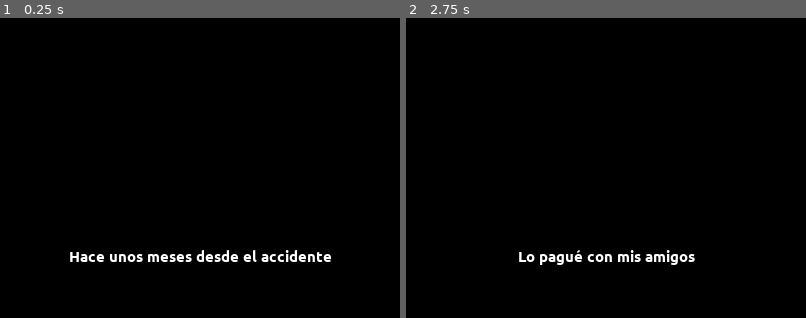
Above: before the commit, frames 1-2 (left to right).
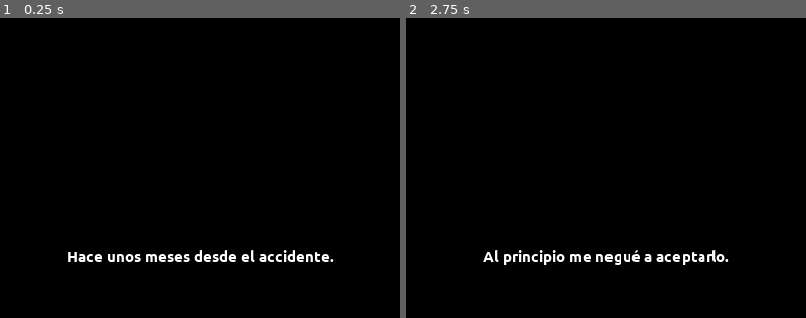
Above: after the commit, the same moments.

Repository: moisesjbc/cinco-etapas
Game: Godot game, scene res://scenes/ending/ending.tscn
The game is run twice, just before and just after one commit, with the same random seed, the same clock (stepped at 60 frames per second) and the same inputs. This scene is started directly instead of the project's main scene.
Inputs (mouse positions are % of the whole screen's width and height, from its top left):
- Up to frame 1 (0.25 s): no input
- Up to frame 2 (2.75 s): tap Enter at 0.5, 2 s; move the mouse to (72, 45) at 0.52 s; hold Right (ui_right) 0.53-1.28 s; click (72, 45) at 0.67 s; tap Space at 0.77, 1.25, 1.52 s; move the mouse to (30, 55) at 1.27 s; hold Down (ui_down) 1.28-2.03 s; move the mouse to (60, 28) at 2.02 s; hold Right (ui_right) from 2.03 s (still down)
The pictures show only the part of the screen within x 23-73%, y 50-100%; the shares and areas given below are measured in that part.

The runs differ from the first frame. In frame 1, 1.4% of the frame differs, in the area x 17-84%, y 77-82%; in frame 2, 1.2%.

Commit message:
Minor fixes + updated ending texts

Diff:
--- a/godot-project/scenes/ending/ending.gd
+++ b/godot-project/scenes/ending/ending.gd
@@ -1,11 +1,16 @@
 extends Node2D
 
-# Called when the node enters the scene tree for the first time.
 func _ready():
 	$story_gui.set_texts([
-		"Hace unos meses desde el accidente",
-		"Lo pagué con mis amigos",
-		"Pero fueron ellos quienes me ayudadon a aceptarlo",
-		"y me sacaron del pozo",
-		"Gracias"
-	])
+		"Hace unos meses desde el accidente.",
+		"Al principio me negué a aceptarlo.",
+		"Y lo pagué con mis amigos.",
+		"Lo intenté todo para recuperarlo.",
+		"Pero fue imposible y me rendí.",
+		"Mis amigos no se rindieron conmigo y me ayudaron a aceptarlo",
+		"\"Lo... siento\", me disculpé",
+		"\"Tranquilo, solo fue una etapa\"",
+	], funcref(self, "return_to_main_menu"))
+
+func return_to_main_menu():
+	get_tree().change_scene("res://menus/main_menu/main_menu.tscn")
--- a/godot-project/scenes/loved_one/loved_one.tscn
+++ b/godot-project/scenes/loved_one/loved_one.tscn
@@ -7,6 +7,8 @@
 radius = 36.9256
 
 [node name="loved_one" type="KinematicBody2D"]
+collision_layer = 64
+collision_mask = 0
 script = ExtResource( 2 )
 traveling_speed = 800
 
